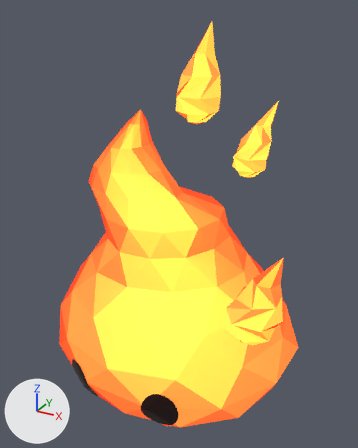
Renders of the Blender file art/spirits/fire/fire-spirit.blend from each side of a commit.
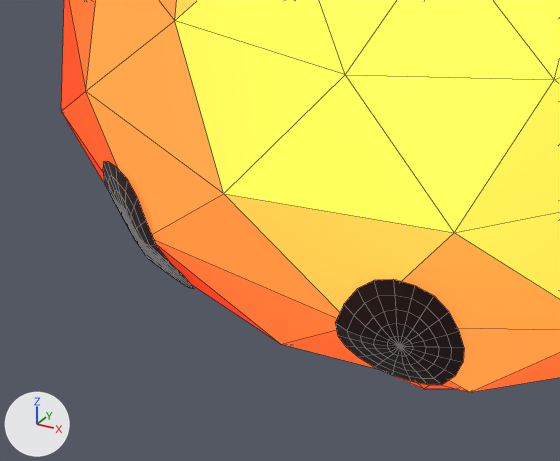
Each version appears first whole from a 50 mm lens placed at (0.312, -0.558, 0.686), pointed at (-0.001, 0.012, 0.402), and next in a close-up on the part from 12% to 58% of the width and 70% to 100% of the height. The axes (+X, +Y, +Z) are drawn at lower left. The lights are the same throughout. The older version's two pictures come first. The close-ups show mesh edges as thin lines.

Names of what the first close-up shows: 'Eye.L', 'Eye.R', 'FireSpirit'.
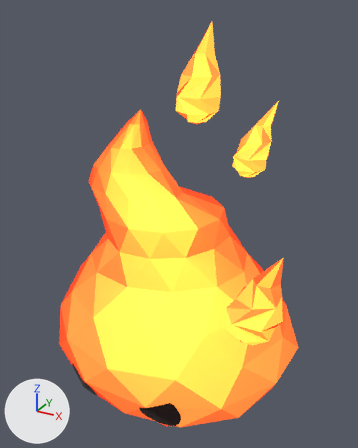
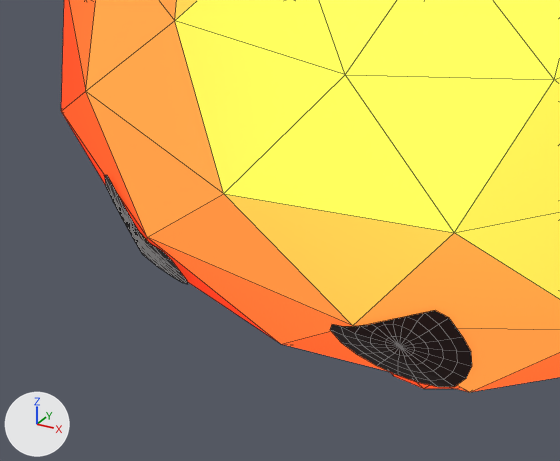
What changed in the scene script:
```text
Change me_eye_l:
    used by ob_eye_l; parent = ob_firespirit; location = (0.062, -0.154, 0.22)
    remove me_eye_l.from_pydata(...)  # 101 vertices, 100 faces; spans x -0.0238..0.0215, y -0.0111..0.0182, z -0.0367..0.0359
    add me_eye_l.from_pydata(...)  # 101 vertices, 100 faces; spans x -0.0251..0.0231, y -0.011..0.0189, z -0.0356..0.0213
    me_eye_l part 1: 100 of 101 vertices moved; they spanned x -0.0238..0.0215, y -0.0111..0.0182, z -0.0367..0.0359 and now span x -0.0251..0.0231, y -0.011..0.0189, z -0.0356..0.0213; mean shift (0.0005, 0.0001, -0.0015); largest move (-0.0054, -0.0071, 0.0341) -> (-0.0096, -0.0092, 0.0127)
Change me_eye_r:
    used by ob_eye_r; parent = ob_firespirit; location = (-0.062, -0.153, 0.22)
    remove me_eye_r.from_pydata(...)  # 101 vertices, 100 faces; spans x -0.0213..0.0237, y -0.011..0.0174, z -0.0367..0.0358
    add me_eye_r.from_pydata(...)  # 101 vertices, 100 faces; spans x -0.023..0.0251, y -0.0109..0.0181, z -0.0356..0.0213
    me_eye_r part 2: 100 of 101 vertices moved; they spanned x -0.0213..0.0237, y -0.011..0.0174, z -0.0367..0.0358 and now span x -0.023..0.0251, y -0.0109..0.0181, z -0.0356..0.0213; mean shift (-0.0005, 0.0002, -0.0015); largest move (0.0054, -0.0072, 0.0341) -> (0.0096, -0.009, 0.0126)
```

Changed parts and their boxes [x1, y1, x2, y2] in the close-ups (560 x 461 px):
'Eye.L', reshaped (10% wider, 27% shorter)
    before: [335, 279, 464, 385]
    after: [330, 310, 472, 387]
'Eye.R', reshaped (7% narrower, 15% shorter)
    before: [103, 161, 193, 289]
    after: [104, 175, 188, 284]
